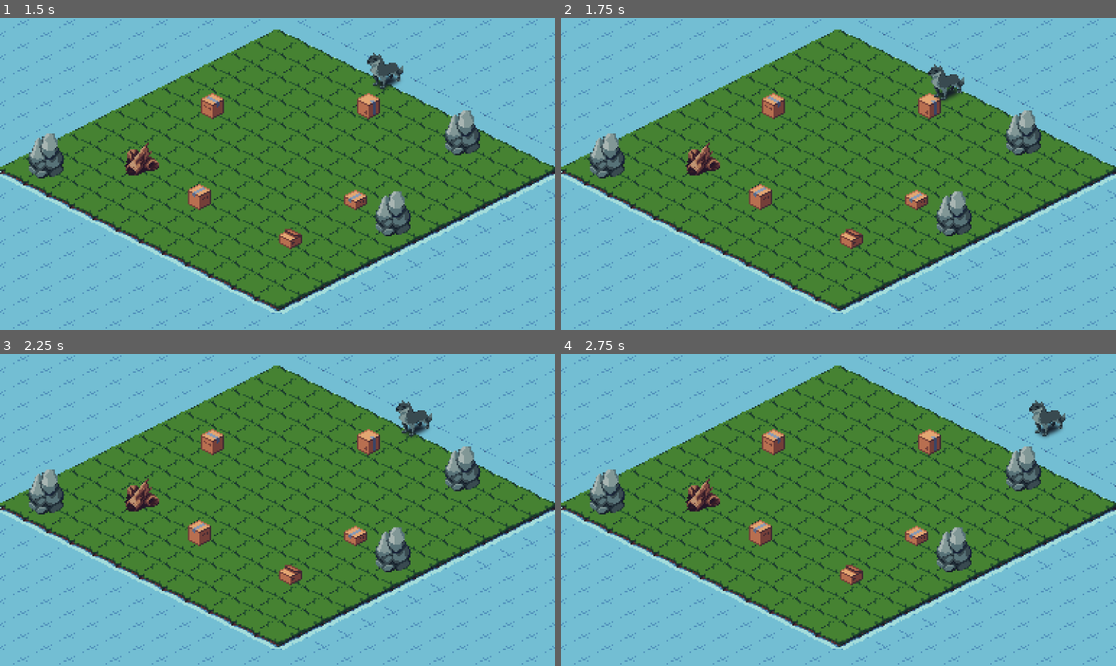
Above: before the commit, frames 1-4 (two rows, left to right).
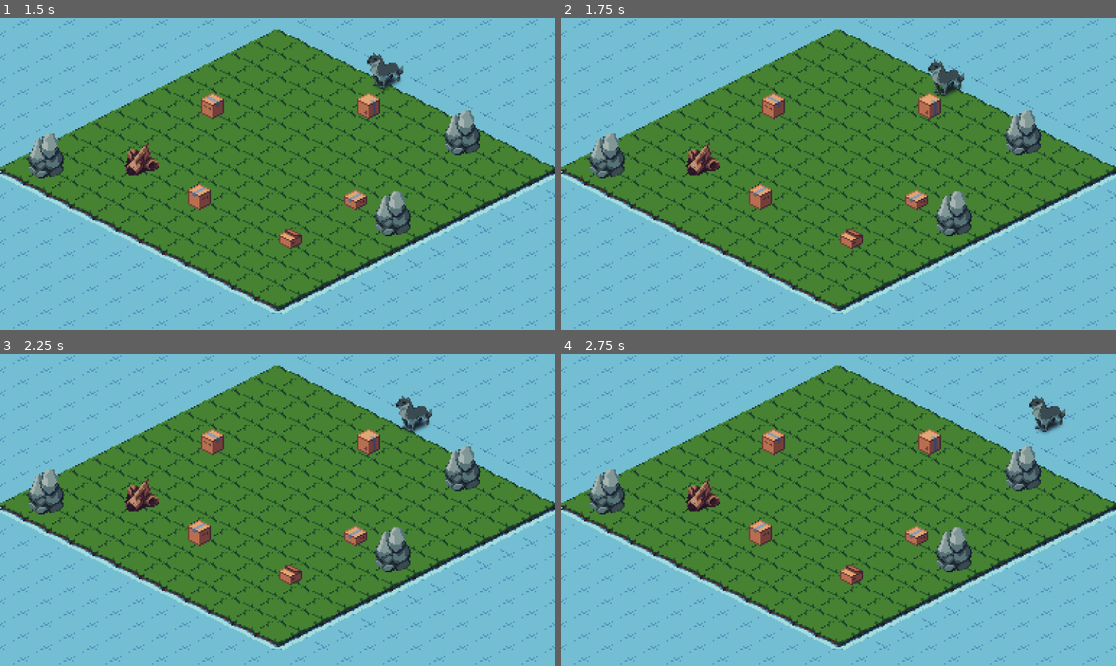
Above: after the commit, the same moments.

Repository: emilykrohn/FoldedFrenzy
Game: Godot game, scene res://Scenes/Game/main.tscn
Two runs of this game, one before a commit and one after it. Both use one fixed random seed, a clock stepped at 60 frames per second and the inputs below.
Inputs:
- Up to frame 1 (1.5 s): tap Enter at 0.5 s; hold Right (ui_right) 0.53-1.28 s; hold Down (ui_down) from 1.28 s (still down)
- Up to frame 2 (1.75 s): keep holding Down (ui_down)
- Up to frame 3 (2.25 s): tap Space at 2 s; release Down (ui_down) at 2.03 s; hold Right (ui_right) from 2.03 s (still down)
- Up to frame 4 (2.75 s): keep holding Right (ui_right)

Frame 1 is identical in both runs. In frame 2, 0.4% of the frame differs, in the area x 66-73%, y 13-27%; in frame 3, 0.4%; in frame 4, 0.4%, in the area x 84-91%, y 13-27%.

Commit message:
Fix player and a box sprite collider

Diff:
--- a/Scenes/Game/Player/player.tscn
+++ b/Scenes/Game/Player/player.tscn
@@ -385,6 +385,7 @@
 }]
 
 [sub_resource type="RectangleShape2D" id="RectangleShape2D_0d5p3"]
+size = Vector2(20, 23)
 
 [node name="Player" type="CharacterBody2D"]
 z_index = 1
@@ -397,6 +398,7 @@
 frame_progress = 0.00727788
 
 [node name="CollisionShape2D" type="CollisionShape2D" parent="."]
+position = Vector2(0, 1.5)
 shape = SubResource("RectangleShape2D_0d5p3")
 
 [node name="PlayerMovement" type="Node" parent="."]
--- a/Scenes/Game/main.tscn
+++ b/Scenes/Game/main.tscn
@@ -333,7 +333,7 @@
 9:5/0/physics_layer_0/angular_velocity = 0.0
 9:5/0/physics_layer_1/linear_velocity = Vector2(0, 0)
 9:5/0/physics_layer_1/angular_velocity = 0.0
-9:5/0/physics_layer_1/polygon_0/points = PackedVector2Array(-16, 0, 0, -8, 16, 0, 0, 8)
+9:5/0/physics_layer_1/polygon_0/points = PackedVector2Array(-16, 0, 0, 8, 16, 0, 6.01041, -16.2635, -1.41422, -16.2635, -7.77818, -12.3744)
 10:5/0 = 0
 10:5/0/physics_layer_0/linear_velocity = Vector2(0, 0)
 10:5/0/physics_layer_0/angular_velocity = 0.0
@@ -706,7 +706,7 @@
 4:4/0 = 0
 4:4/0/physics_layer_0/linear_velocity = Vector2(0, 0)
 4:4/0/physics_layer_0/angular_velocity = 0.0
-4:4/0/physics_layer_0/polygon_0/points = PackedVector2Array(-9, 0, 0, -9, 9, 0, 0, 9)
+4:4/0/physics_layer_0/polygon_0/points = PackedVector2Array(-9, 0, -0.875, -5.75, 9, 0, 0, 9)
 
 [sub_resource type="TileSet" id="TileSet_b44wm"]
 tile_shape = 1
